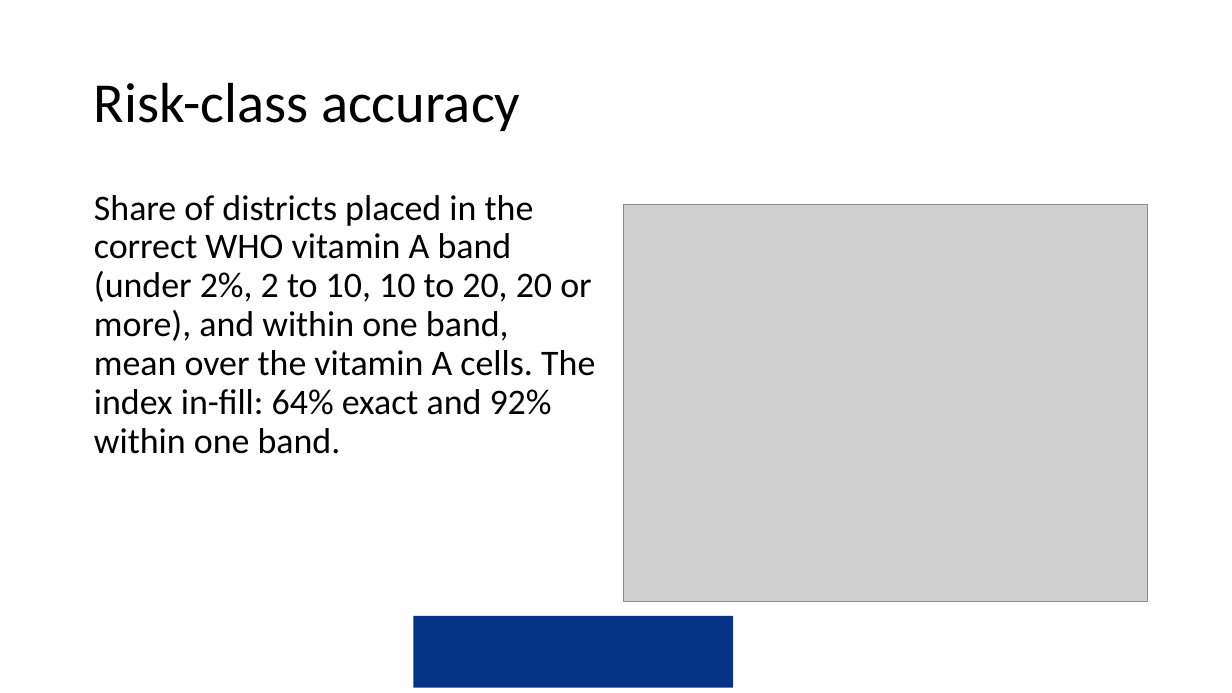
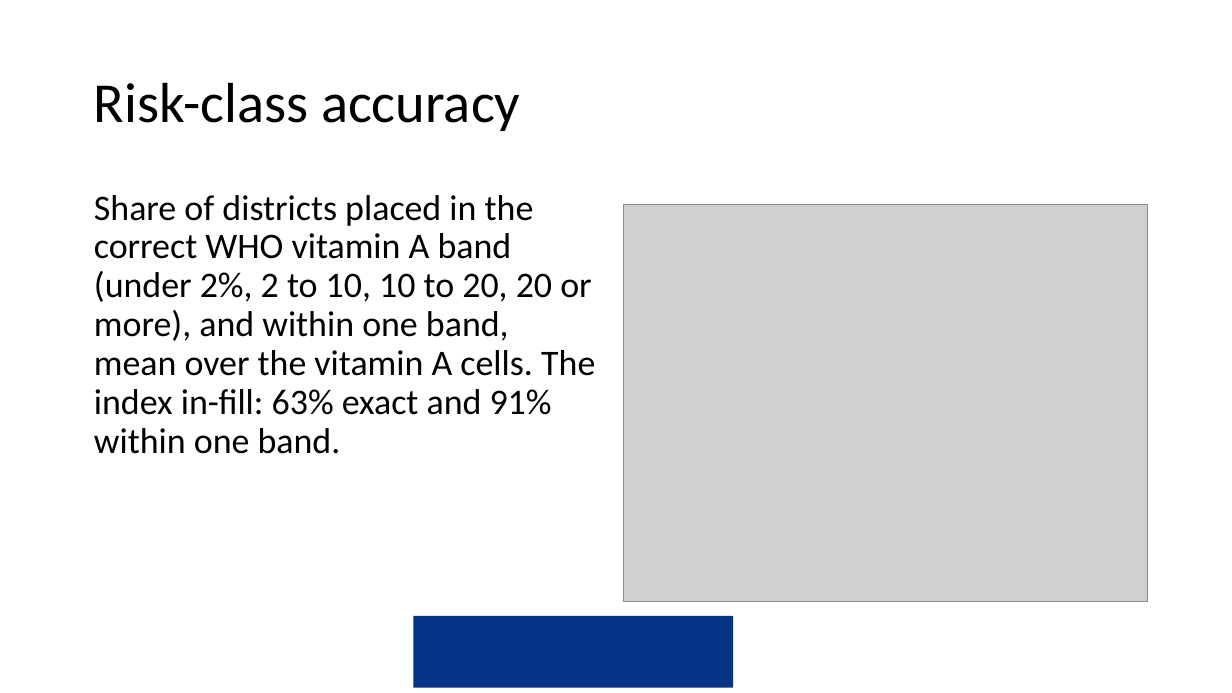
Before and after one commit to amertens/mn-prediction, a slide deck: slide 37 of docs/slides/MN-proxy-Ghana-presentation-2026-09.pptx. Drawn at 1232x693 pixels with LibreOffice and Linux fonts; fonts in the diff are those of the drawing; grey boxes stand for pictures; background and template pictures are left out. Boxes give left, top, right and bottom in pixels: in the first picture for what was removed or moved away, otherwise in the second. Text is boxed around its words. In the diff, an @@ line names an element or a change of style, - is before the commit and + after.

```diff
--- a/docs/slides/MN-proxy-Ghana-presentation-2026-09.pptx
+++ b/docs/slides/MN-proxy-Ghana-presentation-2026-09.pptx
@@ text at (94,195,595,454): text changed @@
-Share of districts placed in the correct WHO vitamin A band (under 2%, 2 to 10, 10 to 20, 20 or more), and within one band, mean over the vitamin A cells. The index in-fill: 64% exact and 92% within one band.
+Share of districts placed in the correct WHO vitamin A band (under 2%, 2 to 10, 10 to 20, 20 or more), and within one band, mean over the vitamin A cells. The index in-fill: 63% exact and 91% within one band.
```
Also in this commit, not shown: 21 other slides changed, 19 other files.
